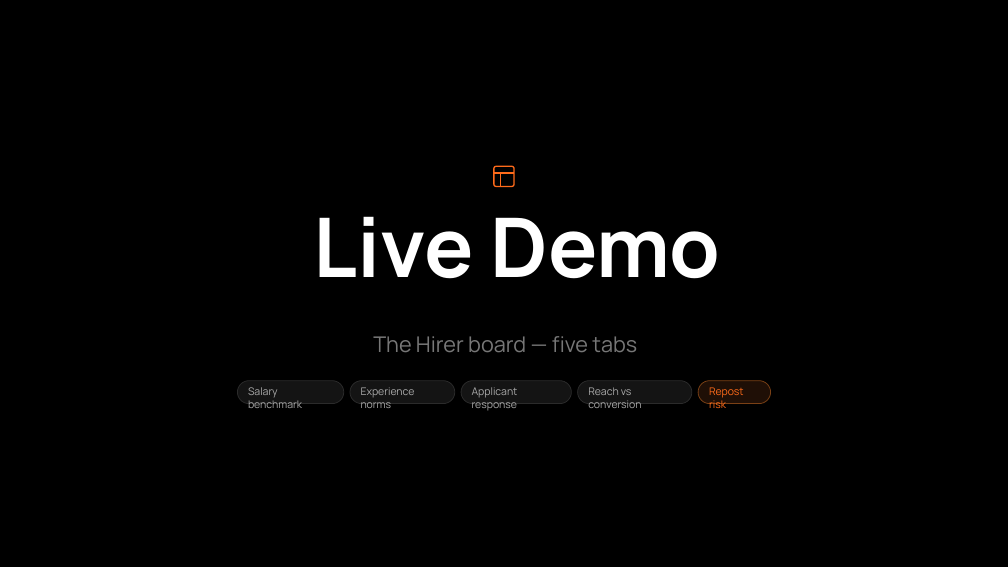
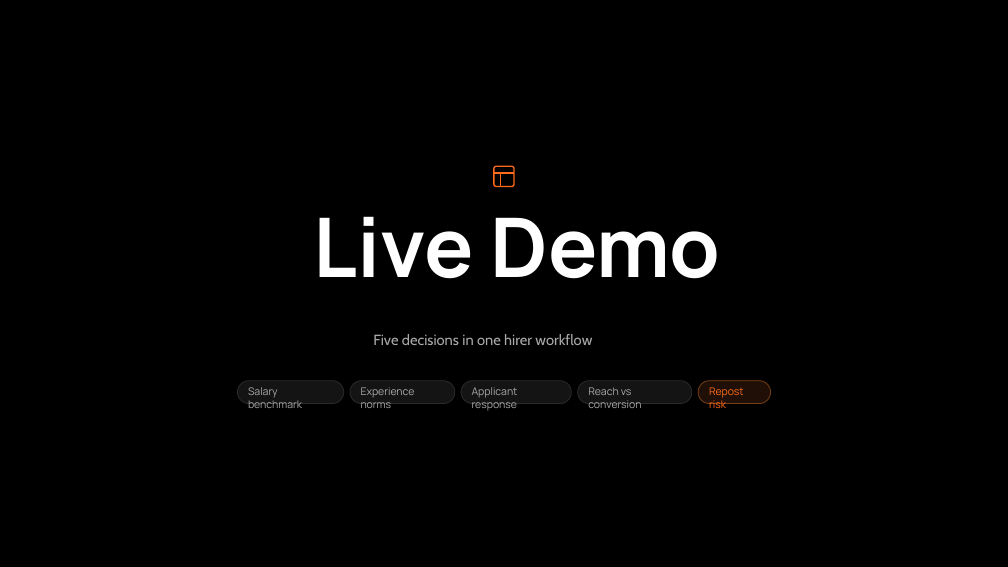
Before and after one commit to bomberblue/job-analytics-dashboard, a slide deck: slide 10 of docs/job-analytics-hirer-deck.pptx. Drawn at 1008x567 pixels with LibreOffice and Linux fonts; fonts in the diff are those of the drawing; background and template pictures are left out; a plain dark background stands for a picture behind light text. Boxes give left, top, right and bottom in pixels: in the first picture for what was removed or moved away, otherwise in the second. Text is boxed around its words. In the diff, an @@ line names an element or a change of style, - is before the commit and + after.

```diff
--- a/docs/job-analytics-hirer-deck.pptx
+++ b/docs/job-analytics-hirer-deck.pptx
@@ text at (373, 334, 592, 345): text changed; size 20.6 to 14 pt; font Manrope to Cabin; text colour #777777 to #AAAAAA @@
-The Hirer board — five tabs
+Five decisions in one hirer workflow
```
Also in this commit, not shown: 12 other slides changed, 1 slide added, 1 slide removed.
